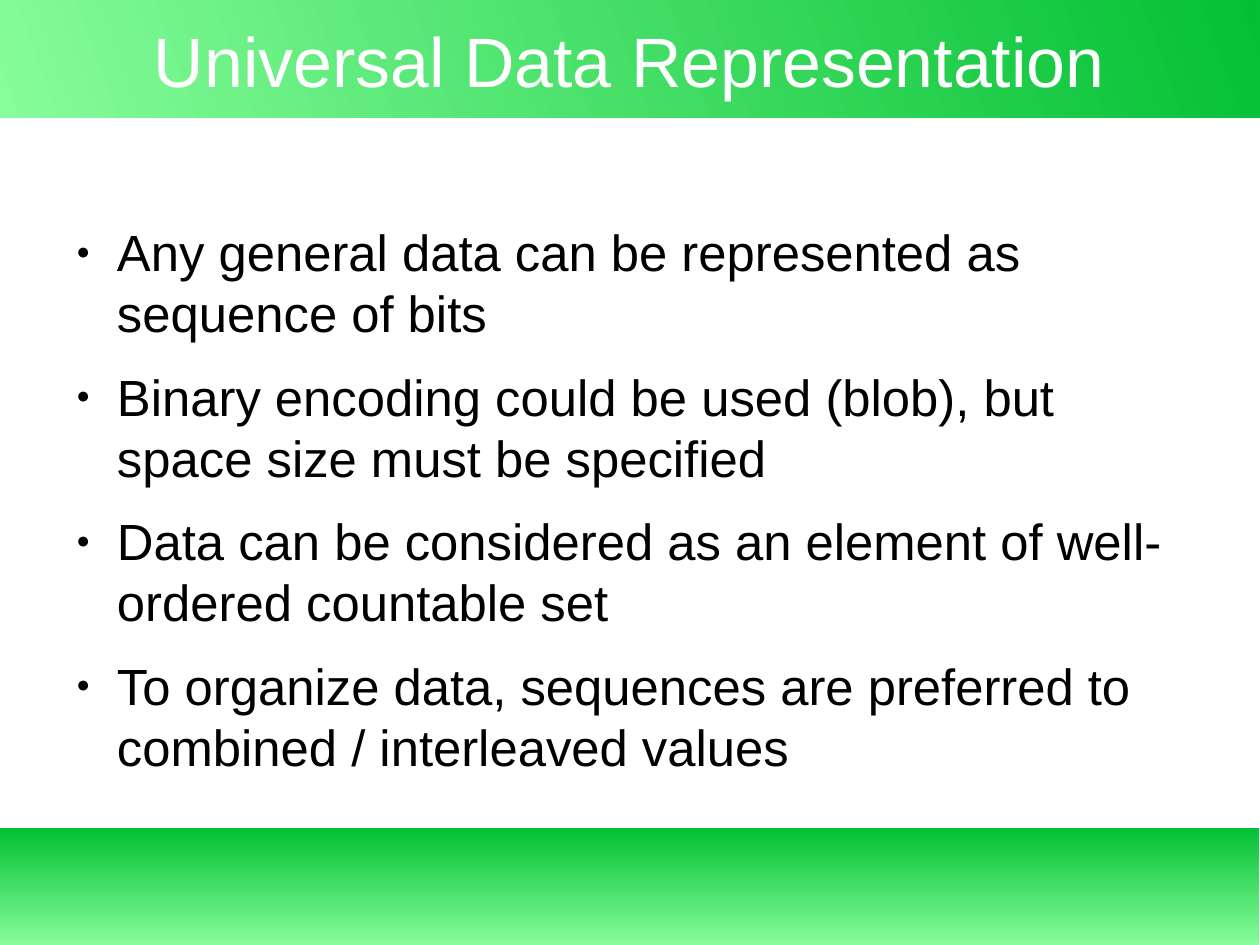
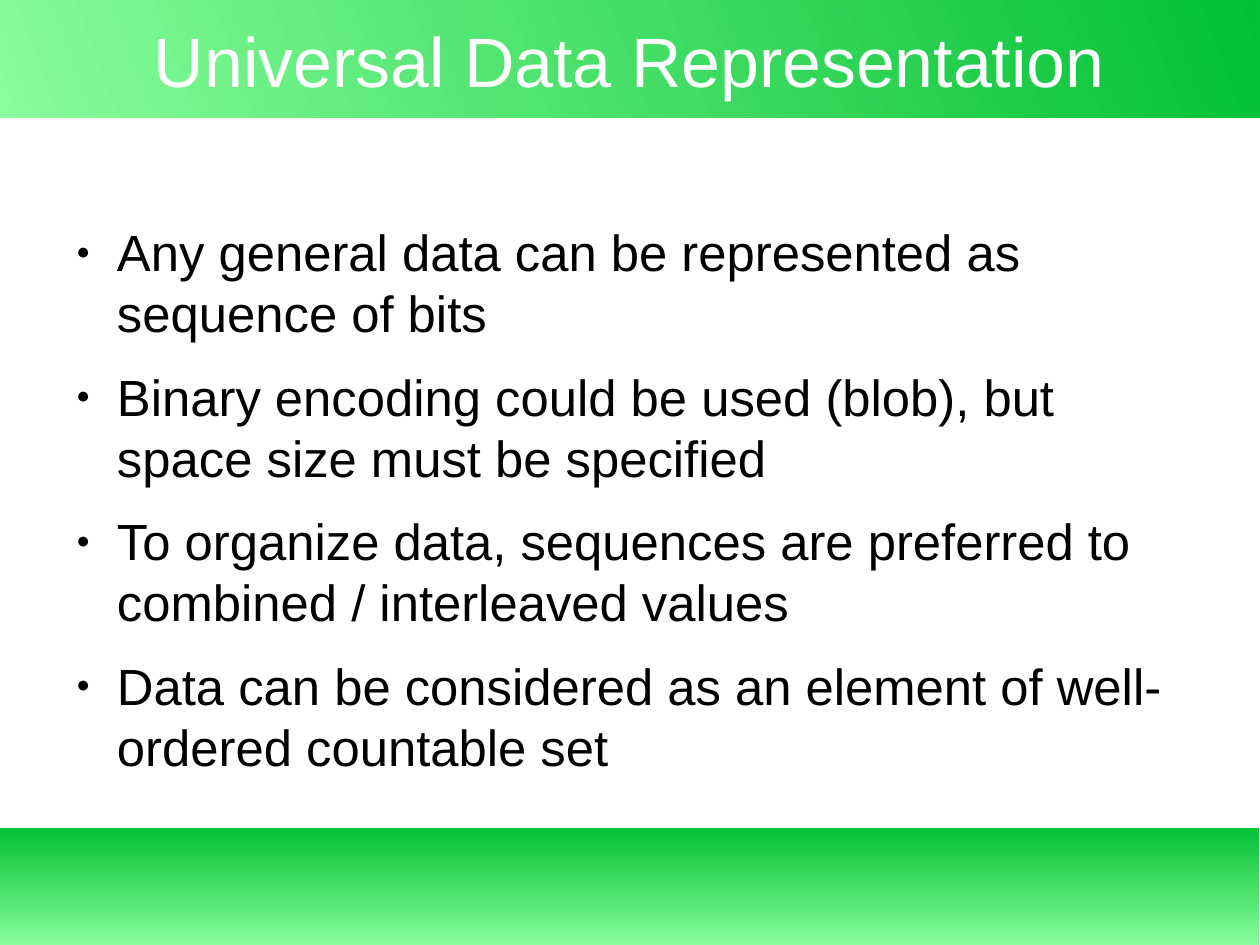
Before and after one commit to exbin/xbup-doc, a slide deck: slide 8 of presentation/xbup-introduction.odp. Drawn at 1260x945 pixels with LibreOffice and Linux fonts; fonts in the diff are those of the drawing. Boxes give left, top, right and bottom in pixels: in the first picture for what was removed or moved away, otherwise in the second. Text is boxed around its words. In the diff, an @@ line names an element or a change of style, - is before the commit and + after.

```diff
--- a/presentation/xbup-introduction.odp
+++ b/presentation/xbup-introduction.odp
@@ text at [117,523,1130,622]: paragraph added @@
+● To organize data, sequences are preferred to combined / interleaved values
@@ text at [117,668,1130,767]: paragraph removed @@
-● To organize data, sequences are preferred to combined / interleaved values
```
Also in this commit, not shown: 1 other slide changed, 1 other file.
